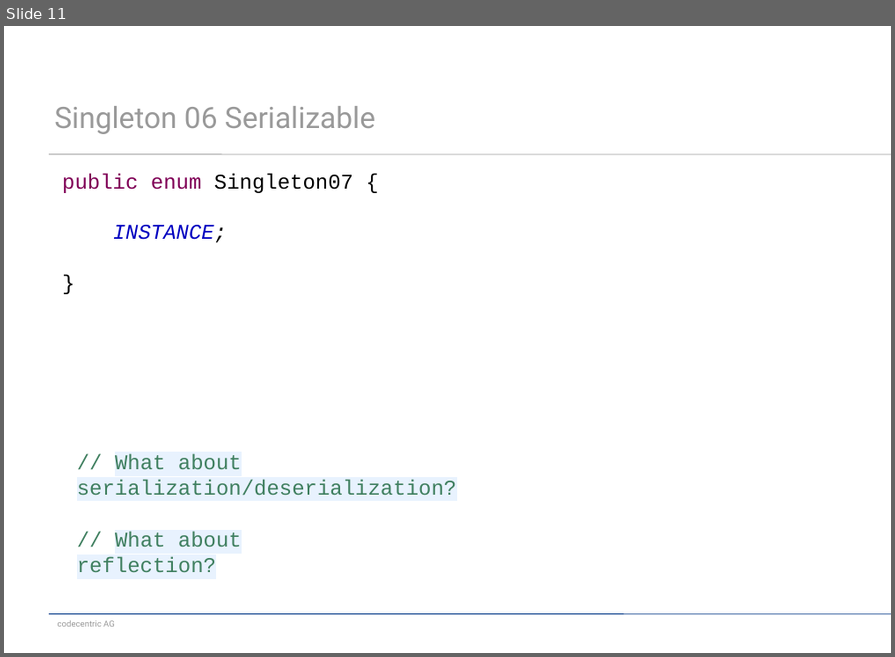
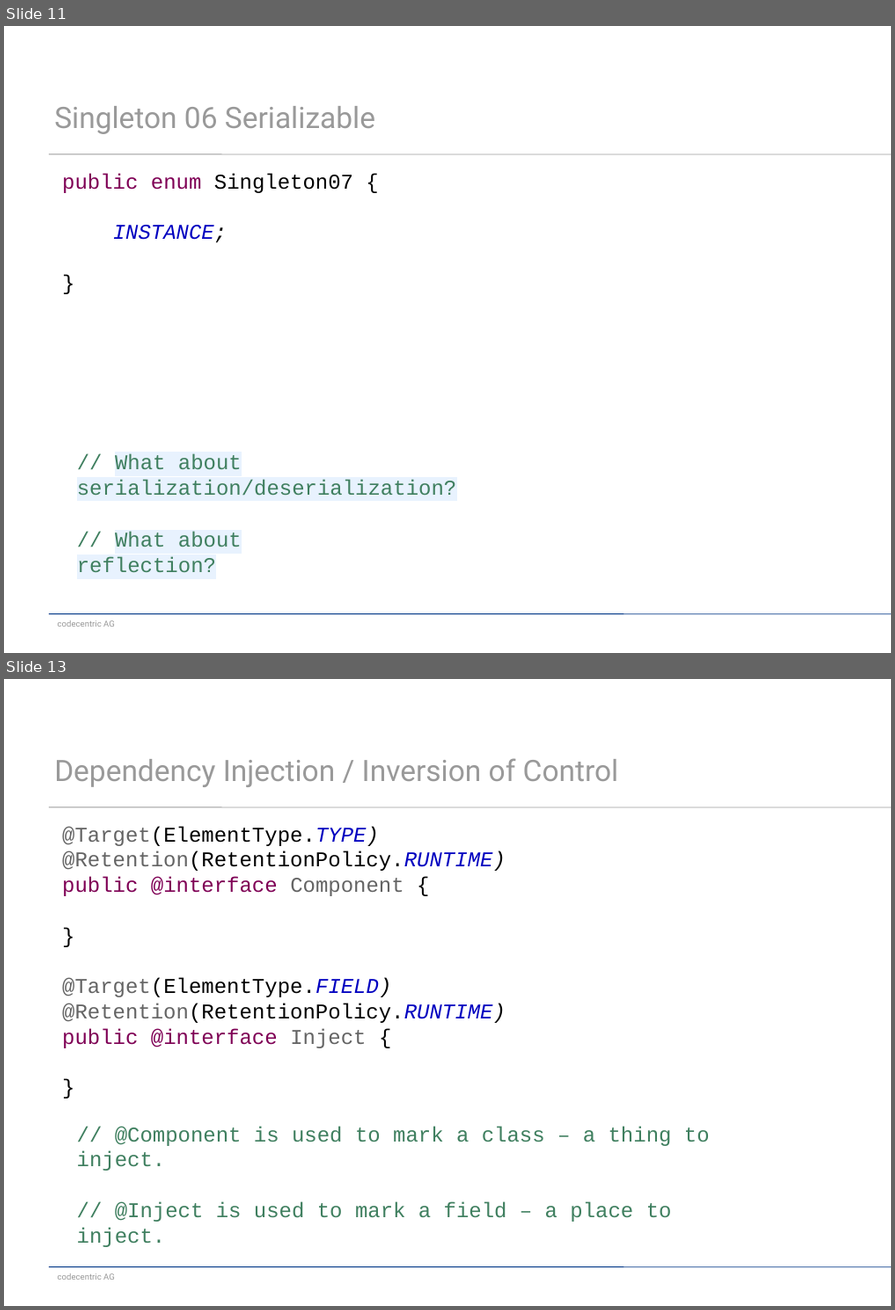
Before and after one commit to dzamurovic/meetup_singleton, a slide deck: meetup.pptx. Shown one above the other, each under a label of ours: slide 11 before the commit, slides 11 and 13 after it; the slides between them are not shown. The pictures are 895x657 and 895x1310 pixels, drawn with LibreOffice and Linux fonts; fonts in the diff are those of the drawing. Boxes give left, top, right and bottom in pixels: in the first picture for what was removed or moved away, otherwise in the second. Text is boxed around its words. In the diff, an @@ line names an element or a change of style, - is before the commit and + after.

```diff
--- a/meetup.pptx
+++ b/meetup.pptx
@@ slide 13 added at <box>4,679,891,1306</box>, background #FFFFFF; not listed: 3 template elements that a slide beside it also shows @@
@@ title added at <box>54,758,619,787</box>, 28 pt, text #999999 @@
+Dependency Injection / Inversion of Control
@@ text added at <box>62,826,506,1049</box>, 20 pt, text #000000 @@
+@Target(ElementType.TYPE)
+@Retention(RetentionPolicy.RUNTIME)
+public @interface Component {
+}
+@Target(ElementType.FIELD)
+@Retention(RetentionPolicy.RUNTIME)
+public @interface Inject {
+}
@@ text added at <box>77,1126,710,1247</box>, 20 pt, text #3F7F5F @@
+// @Component is used to mark a class – a thing to inject.
+// @Inject is used to mark a field – a place to inject.
```
Also in this commit, not shown: 3 slides changed, 4 other slides added.
